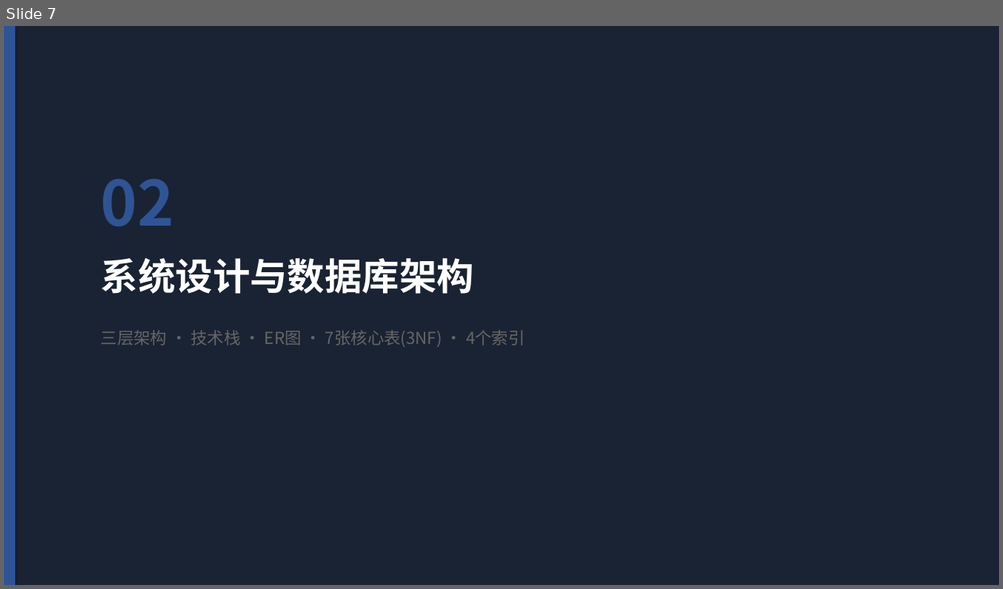
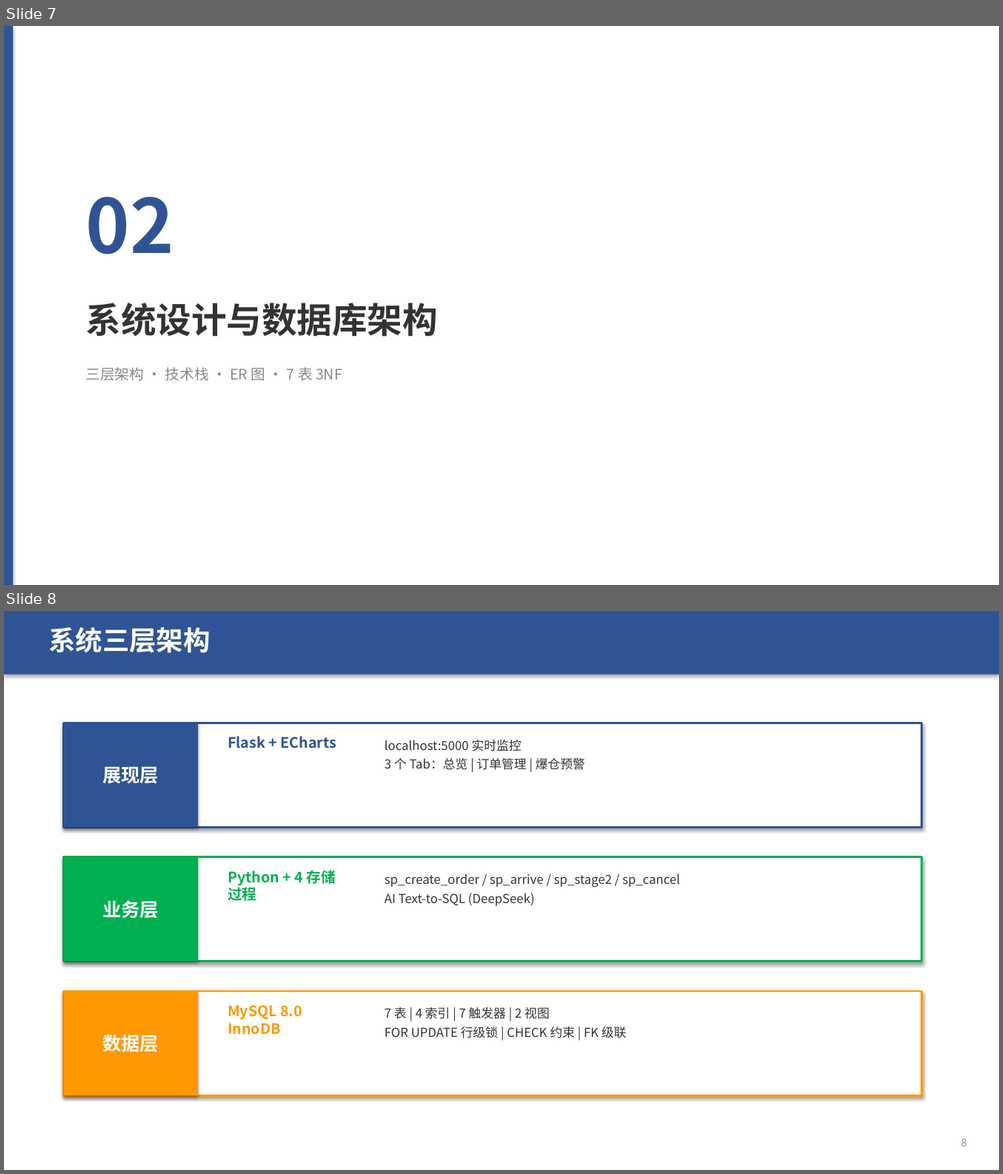
Before and after one commit to sou1maker/database, a slide deck: 校园外卖两段式配送系统_答辩汇报.pptx. Shown one above the other, each under a label of ours: slide 7 before the commit, slides 7 and 8 after it. The pictures are 1003x589 and 1003x1174 pixels, drawn with LibreOffice and Linux fonts; fonts in the diff are those of the drawing. Boxes give left, top, right and bottom in pixels: in the first picture for what was removed or moved away, otherwise in the second. Text is boxed around its words. In the diff, an @@ line names an element or a change of style, - is before the commit and + after.

```diff
--- a/校园外卖两段式配送系统_答辩汇报.pptx
+++ b/校园外卖两段式配送系统_答辩汇报.pptx
@@ slide 8 added at bbox=[4, 611, 999, 1170], background #FFFFFF @@
@@ rectangle added at bbox=[4, 611, 999, 675], fill #2F5496 @@
@@ text added at bbox=[48, 627, 210, 653], 26 pt, text #FFFFFF, bold @@
+系统三层架构
@@ rectangle added at bbox=[64, 723, 922, 827], fill #FFFFFF, outline #2F5496 2 pt @@
@@ rectangle added at bbox=[64, 723, 198, 827], fill #2F5496, 18 pt, text #FFFFFF, bold @@
+展现层
@@ text added at bbox=[227, 736, 336, 749], 14 pt, text #2F5496, bold @@
+Flask + ECharts
@@ text added at bbox=[384, 758, 585, 770], 12 pt, text #333333 @@
+localhost:5000 实时监控
+3 个 Tab：总览 | 订单管理 | 爆仓预警
@@ rectangle added at bbox=[64, 857, 922, 962], fill #FFFFFF, outline #00B050 2 pt @@
@@ rectangle added at bbox=[64, 857, 198, 962], fill #00B050, 18 pt, text #FFFFFF, bold @@
+业务层
@@ text added at bbox=[227, 870, 336, 901], 14 pt, text #00B050, bold @@
+Python + 4 存储过程
@@ text added at bbox=[384, 874, 680, 906], 12 pt, text #333333 @@
+sp_create_order / sp_arrive / sp_stage2 / sp_cancel
+AI Text-to-SQL (DeepSeek)
@@ rectangle added at bbox=[64, 991, 922, 1096], fill #FFFFFF, outline #FF9800 2 pt @@
@@ rectangle added at bbox=[64, 991, 198, 1096], fill #FF9800, 18 pt, text #FFFFFF, bold @@
+数据层
@@ text added at bbox=[227, 1005, 302, 1035], 14 pt, text #FF9800, bold @@
+MySQL 8.0 InnoDB
@@ text added at bbox=[384, 1008, 626, 1039], 12 pt, text #333333 @@
+7 表 | 4 索引 | 7 触发器 | 2 视图
+FOR UPDATE 行级锁 | CHECK 约束 | FK 级联
@@ text added at bbox=[961, 1139, 967, 1147], 10 pt, text #888888 @@
+8
@@ slide 7 changed as well @@
@@ rectangle removed at bbox=[4, 26, 999, 585] @@
@@ text "02": place and size @@
-text "02" at bbox=[101, 179, 174, 227]
+text "02" at bbox=[86, 197, 174, 255]
@@ text "02" at bbox=[86, 197, 174, 255]: size 60 to 72 pt @@
@@ text "系统设计与数据库架构": place and size @@
-text "系统设计与数据库架构" at bbox=[101, 258, 474, 294]
+text "系统设计与数据库架构" at bbox=[86, 303, 438, 337]
@@ text "系统设计与数据库架构" at bbox=[86, 303, 438, 337]: size 36 to 34 pt, text colour #FFFFFF to #333333 @@
@@ text at bbox=[86, 367, 342, 381]: text changed; size 16 to 14 pt; text colour #666666 to #888888 @@
-三层架构 · 技术栈 · ER图 · 7张核心表(3NF) · 4个索引
+三层架构 · 技术栈 · ER 图 · 7 表 3NF
```
Also in this commit, not shown: 23 other slides changed, 17 other slides added, 14 slides removed, 1 other file.
